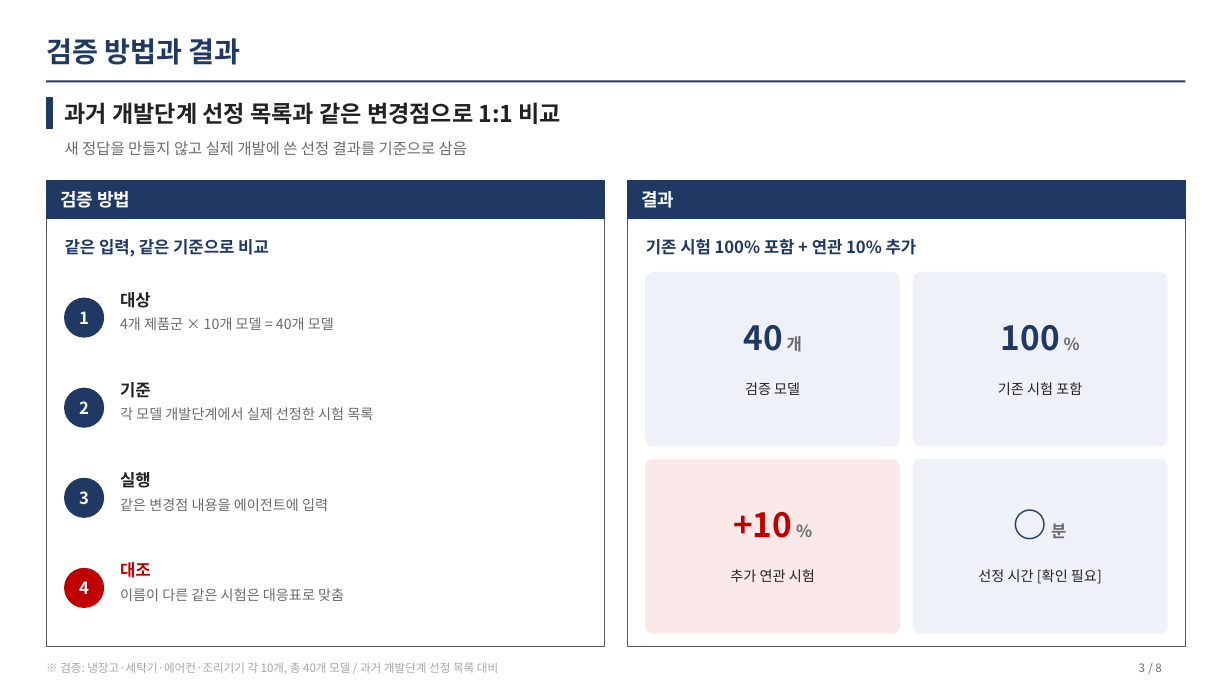
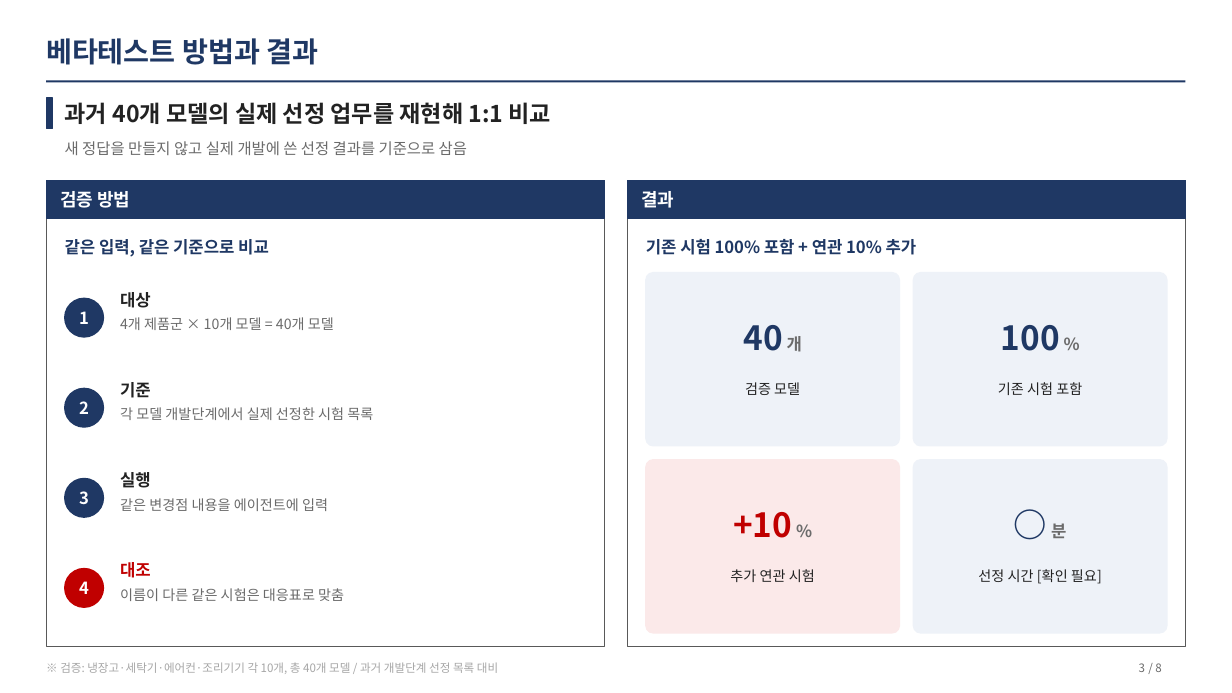
Before and after one commit to kimeungjin-cmd/Start1, a slide deck: slide 3 of output/vp/시험항목자동선정_성과보고.pptx. Drawn at 1232x693 pixels with LibreOffice and Linux fonts; fonts in the diff are those of the drawing. Boxes give left, top, right and bottom in pixels: in the first picture for what was removed or moved away, otherwise in the second. Text is boxed around its words. In the diff, an @@ line names an element or a change of style, - is before the commit and + after.

```diff
--- a/output/vp/시험항목자동선정_성과보고.pptx
+++ b/output/vp/시험항목자동선정_성과보고.pptx
@@ text at bbox=[46, 38, 318, 65]: text changed @@
-검증 방법과 결과
+베타테스트 방법과 결과
@@ text at bbox=[65, 102, 552, 124]: text changed @@
-과거 개발단계 선정 목록과 같은 변경점으로 1:1 비교
+과거 40개 모델의 실제 선정 업무를 재현해 1:1 비교
```
Also in this commit, not shown: 3 other slides changed, 3 other files.
